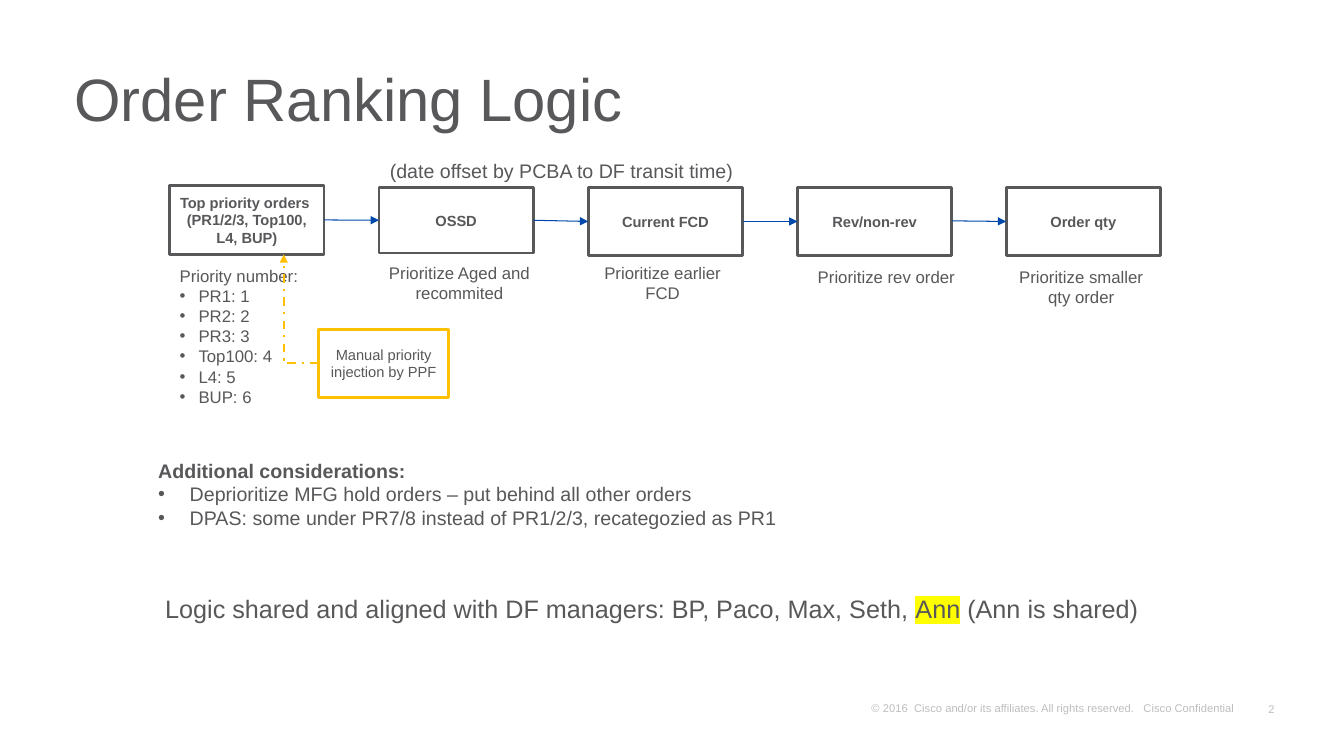
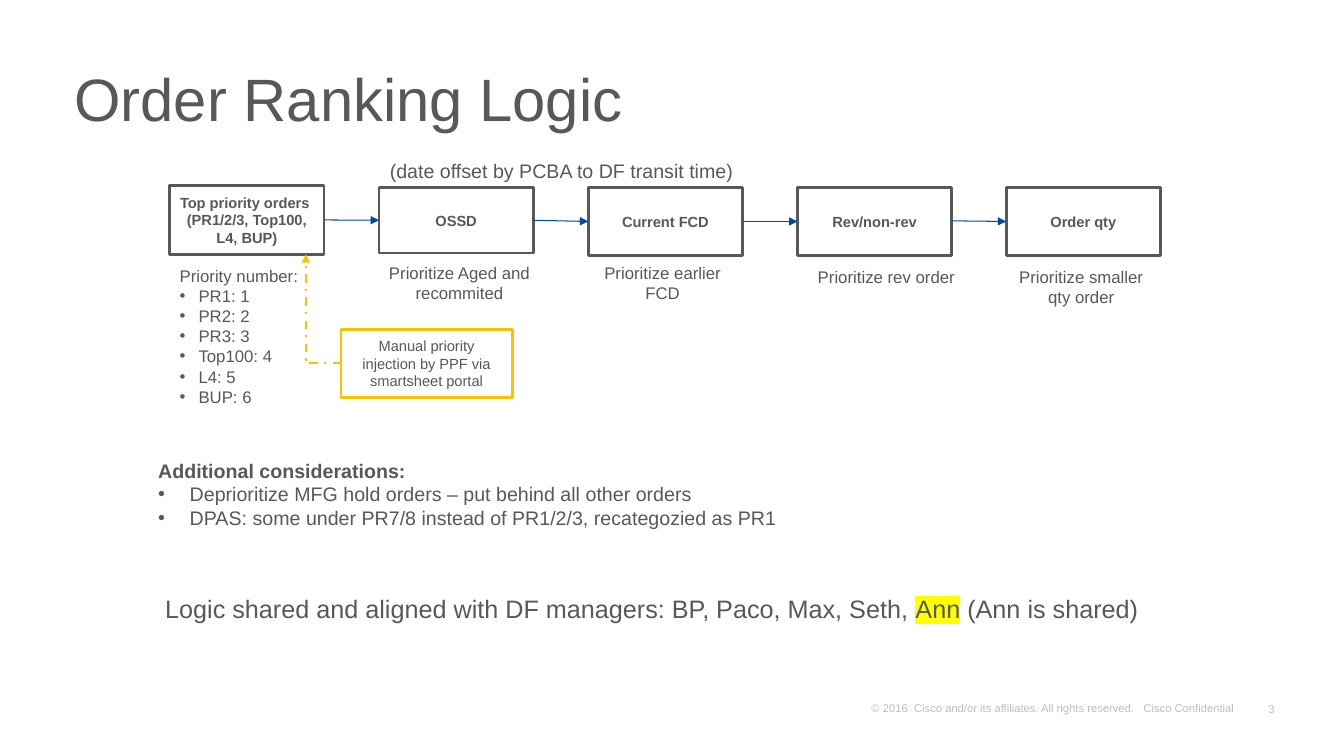
Before and after one commit to kenwang4585/pcba_allocation, a slide deck: slide 3 of PCBA allocation Sep 29.pptx (slide 2 before the commit). Drawn at 1344x756 pixels with LibreOffice and Linux fonts; fonts in the diff are those of the drawing; background and template pictures are left out. Boxes give left, top, right and bottom in pixels: in the first picture for what was removed or moved away, otherwise in the second. Text is boxed around its words. In the diff, an @@ line names an element or a change of style, - is before the commit and + after.

```diff
--- a/PCBA allocation Sep 29.pptx
+++ b/PCBA allocation Sep 29.pptx
@@ elbow arrow moved from (319, 363) - (284, 254) to (341, 363) - (306, 254) @@
@@ rectangle "Manual priority injection by PPF ...": place and size @@
-rectangle "Manual priority injection by PPF ..." at box(319, 330, 449, 397)
+rectangle "Manual priority injection by PPF ..." at box(341, 330, 512, 397)
@@ text in rectangle at box(362, 340, 491, 389): text changed @@
-Manual priority injection by PPF
+Manual priority injection by PPF via smartsheet portal
```
Also in this commit, not shown: 2 other slides changed, 1 slide added, 2 other files.
